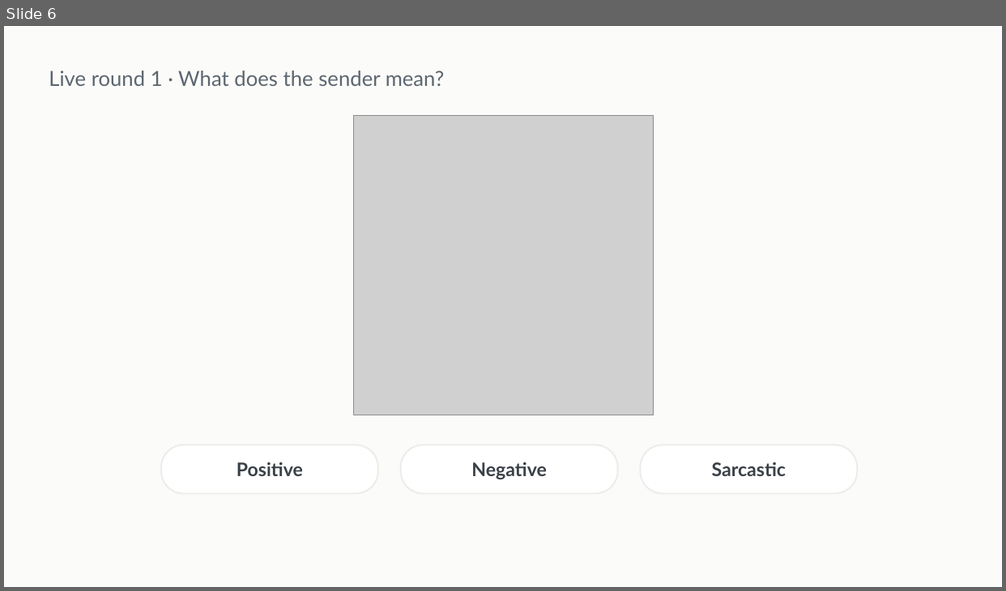
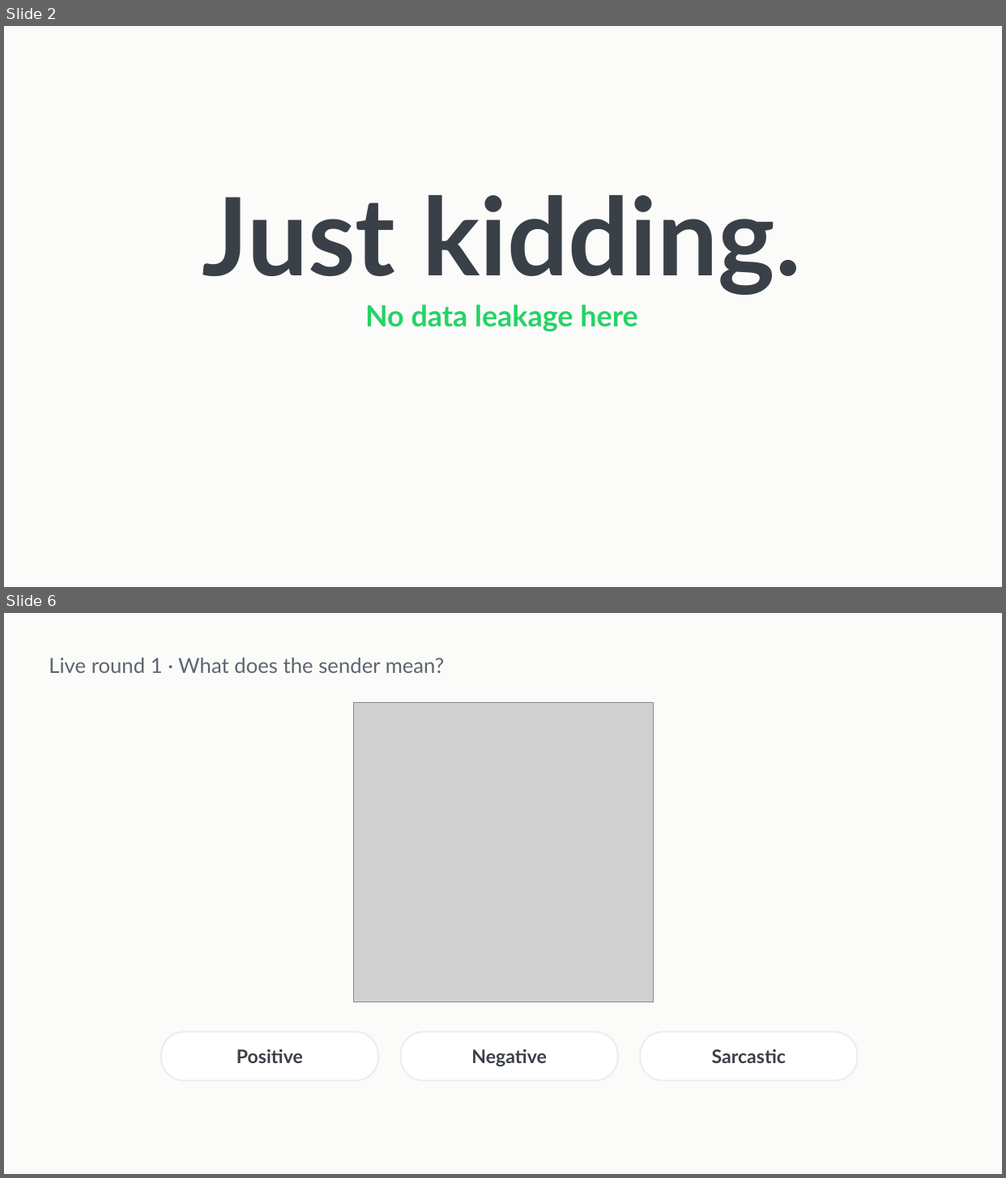
Before and after one commit to burakdon/sticker-comms, a slide deck: report/sticker-comms-deck.pptx. Shown one above the other, each under a label of ours: slide 6 before the commit, slides 2 and 6 after it; the slides between them are not shown. The pictures are 1006x591 and 1006x1178 pixels, drawn with LibreOffice and Linux fonts; fonts in the diff are those of the drawing; grey boxes stand for pictures. Boxes give left, top, right and bottom in pixels: in the first picture for what was removed or moved away, otherwise in the second. Text is boxed around its words. In the diff, an @@ line names an element or a change of style, - is before the commit and + after.

```diff
--- a/report/sticker-comms-deck.pptx
+++ b/report/sticker-comms-deck.pptx
@@ slide 2 added at box(4, 26, 1002, 587), background #FBFBF9 @@
@@ text added at box(202, 195, 801, 332), 28 pt, text #25D366, bold @@
+Just kidding.
+No data leakage here
```
Also in this commit, not shown: 8 slides changed, 4 other slides added, 3 slides removed, 4 other files.
